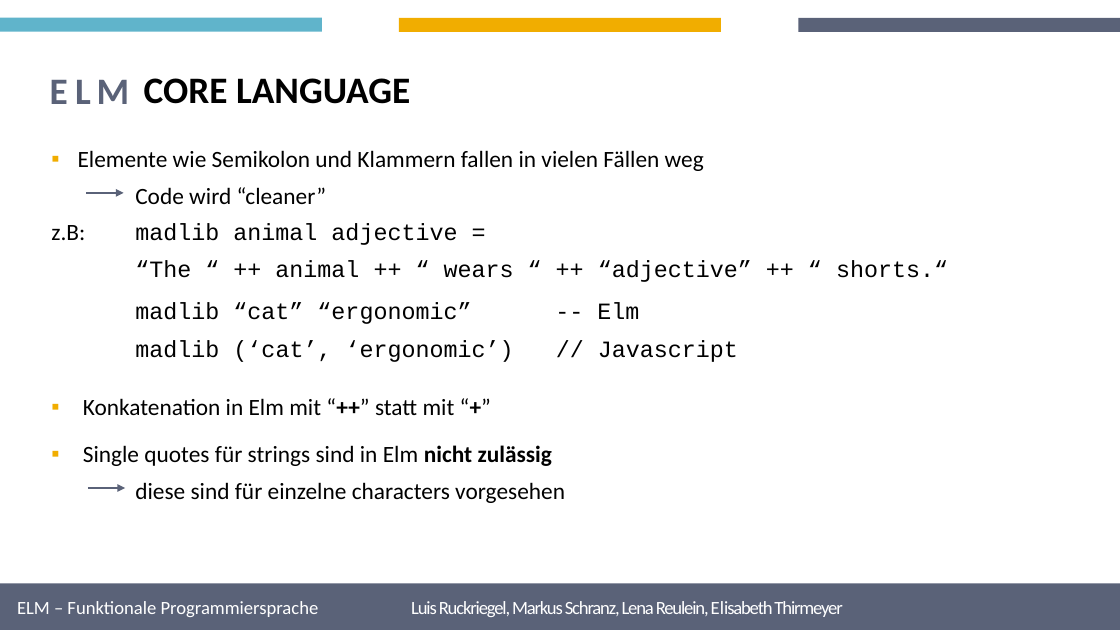
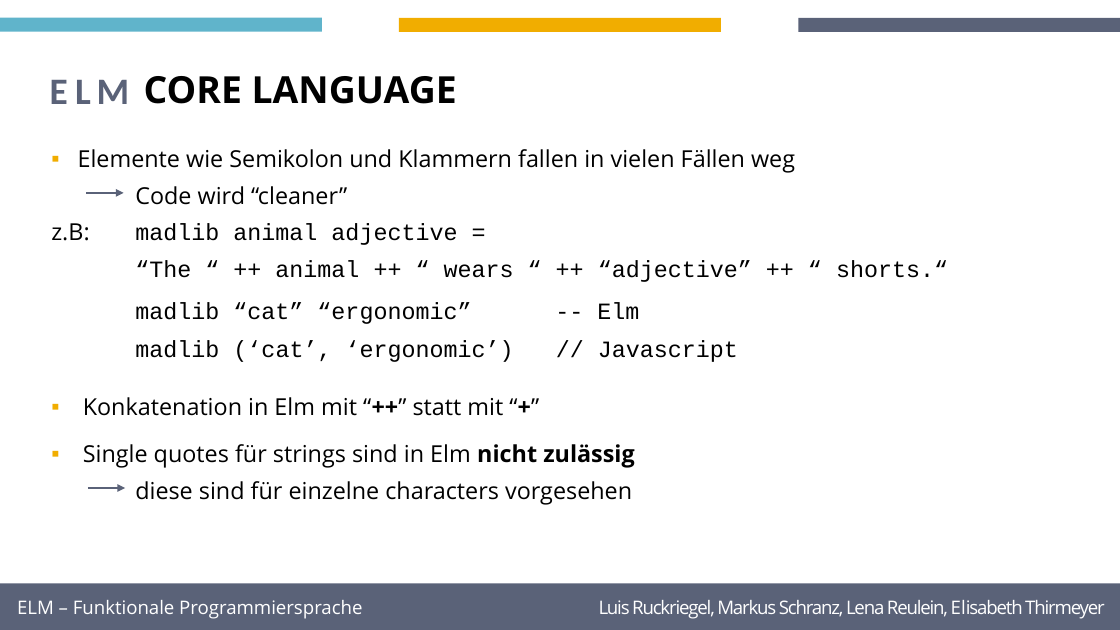
Before and after one commit to maadc/STA_Gruppe1, a slide deck: slide 4 of ORGINAL.pptx. Drawn at 1120x630 pixels with LibreOffice and Linux fonts; fonts in the diff are those of the drawing; background and template pictures are left out. Boxes give left, top, right and bottom in pixels: in the first picture for what was removed or moved away, otherwise in the second. Text is boxed around its words. In the diff, an @@ line names an element or a change of style, - is before the commit and + after.

```diff
--- a/ORGINAL.pptx
+++ b/ORGINAL.pptx
@@ text "CORE LANGUAGE" at (144, 76, 457, 104): font Calibri to Open Sans @@
@@ text at (51, 149, 795, 505): font Calibri to Open Sans in "Elemente wie Semikolon und Klammern fallen in ...", "Code wird “cleaner”", "z.B:", "Konkatenation in Elm mit “++” statt mit ..." and 1 more places @@
@@ text "ELM – Funktionale Programmiersprache Luis ..." at (17, 600, 1105, 619): font Calibri to Open Sans @@
```
Also in this commit, not shown: 11 other slides changed, 1 slide added, 4 slides removed, 1 other file.
